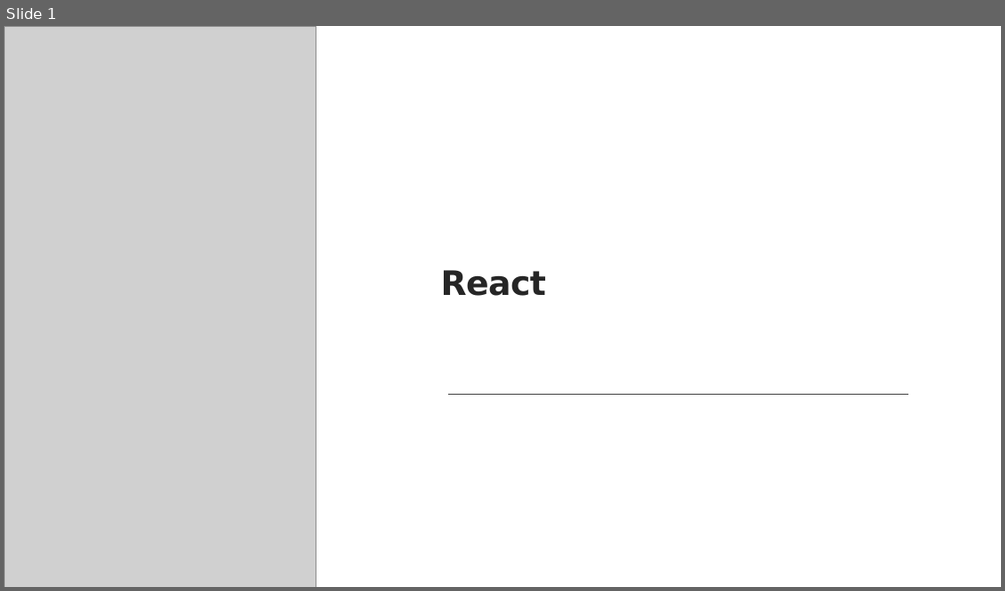
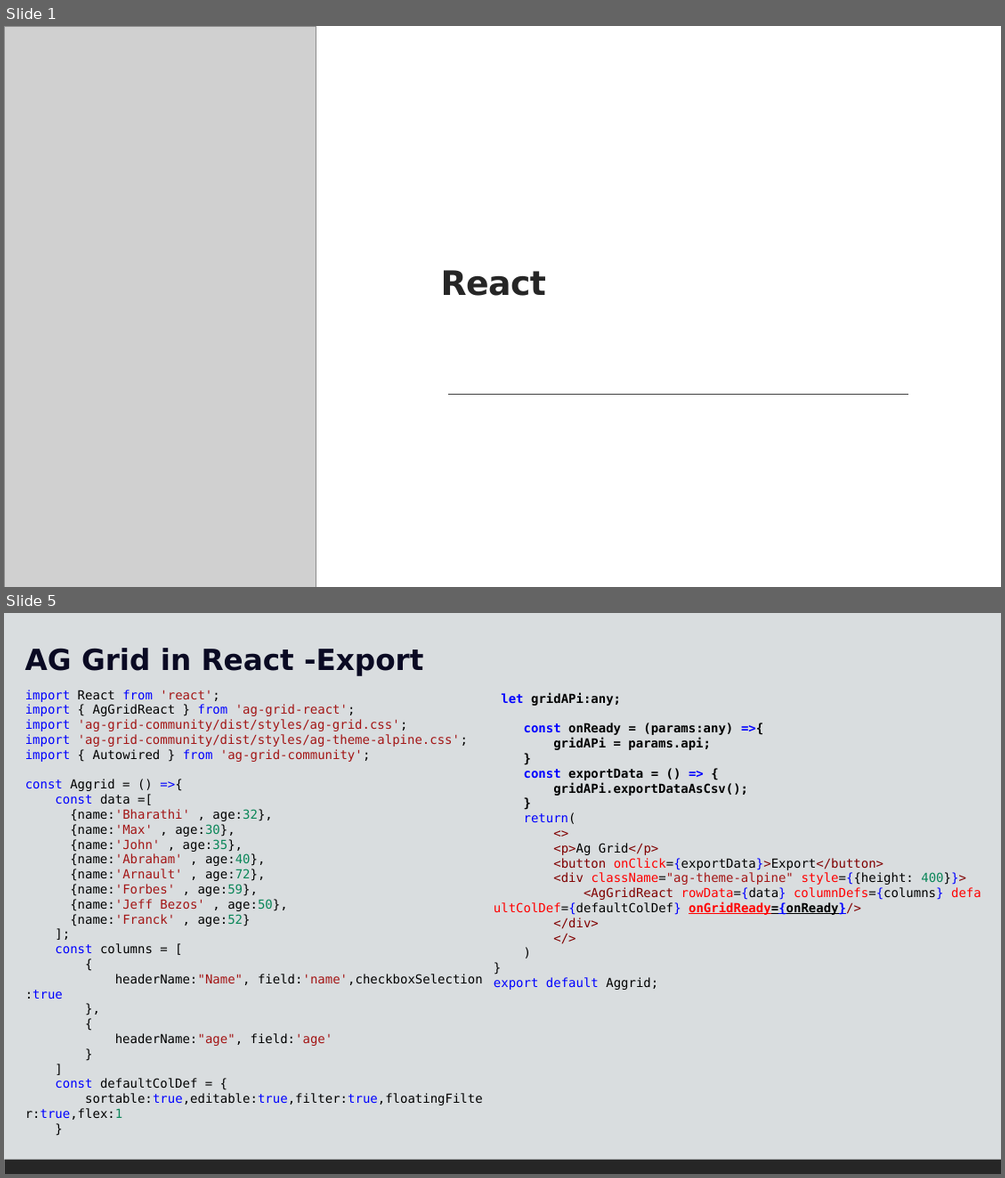
Before and after one commit to bharathi2k6/Learn_React, a slide deck: doc/React-7.pptx. Shown one above the other, each under a label of ours: slide 1 before the commit, slides 1 and 5 after it; the slides between them are not shown. The pictures are 1005x591 and 1005x1178 pixels, drawn with LibreOffice and Linux fonts; fonts in the diff are those of the drawing; grey boxes stand for pictures. Boxes give left, top, right and bottom in pixels: in the first picture for what was removed or moved away, otherwise in the second. Text is boxed around its words. In the diff, an @@ line names an element or a change of style, - is before the commit and + after.

Commit message:
AG grid

```diff
--- a/doc/React-7.pptx
+++ b/doc/React-7.pptx
@@ slide 5 added at [4, 613, 1001, 1174], background #FFFFFF; not listed: 1 template element that a slide beside it also shows @@
@@ rectangle added at [4, 613, 1001, 1159], fill #D9DDDF @@
@@ text added at [25, 648, 423, 676], 28 pt, text #0A0A23, bold @@
+AG Grid in React -Export
@@ text added at [25, 690, 483, 1119], 12 pt, text #000000 @@
+import React from 'react';
+import { AgGridReact } from 'ag-grid-react';
+import 'ag-grid-community/dist/styles/ag-grid.css';
+import 'ag-grid-community/dist/styles/ag-theme-alpine.css';
+import { Autowired } from 'ag-grid-community';
+const Aggrid = () =>{
+const data =[
+{name:'Bharathi' , age:32},
+{name:'Max' , age:30},
+{name:'John' , age:35},
+{name:'Abraham' , age:40},
+{name:'Arnault' , age:72},
+{name:'Forbes' , age:59},
+{name:'Jeff Bezos' , age:50},
+{name:'Franck' , age:52}
+];
+const columns = [
+{
+headerName:"Name", field:'name',checkboxSelection:true
+},
+{
+headerName:"age", field:'age'
+}
+]
+const defaultColDef = {
+sortable:true,editable:true,filter:true,floatingFilter:true,flex:1
+}
@@ text added at [494, 692, 966, 989], 12 pt, text #000000 @@
+let gridAPi:any;
+const onReady = (params:any) =>{
+gridAPi = params.api;
+}
+const exportData = () => {
+gridAPi.exportDataAsCsv();
+}
+return(
+<>
+<p>Ag Grid</p>
+<button onClick={exportData}>Export</button>
+<div className="ag-theme-alpine" style={{height: 400}}>
+<AgGridReact rowData={data} columnDefs={columns} defaultColDef={defaultColDef} onGridReady={onReady}/>
+</div>
+</>
+)
+}
+export default Aggrid;
```
Also in this commit, not shown: 1 slide changed, 6 other slides added, 24 other files.
